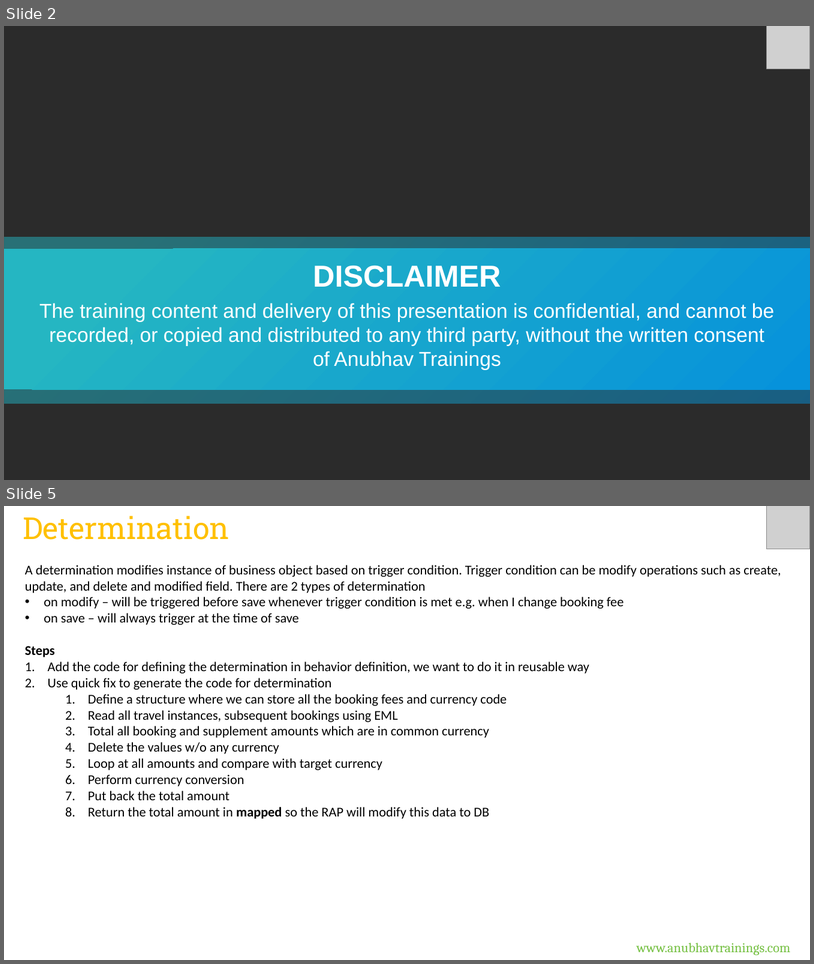
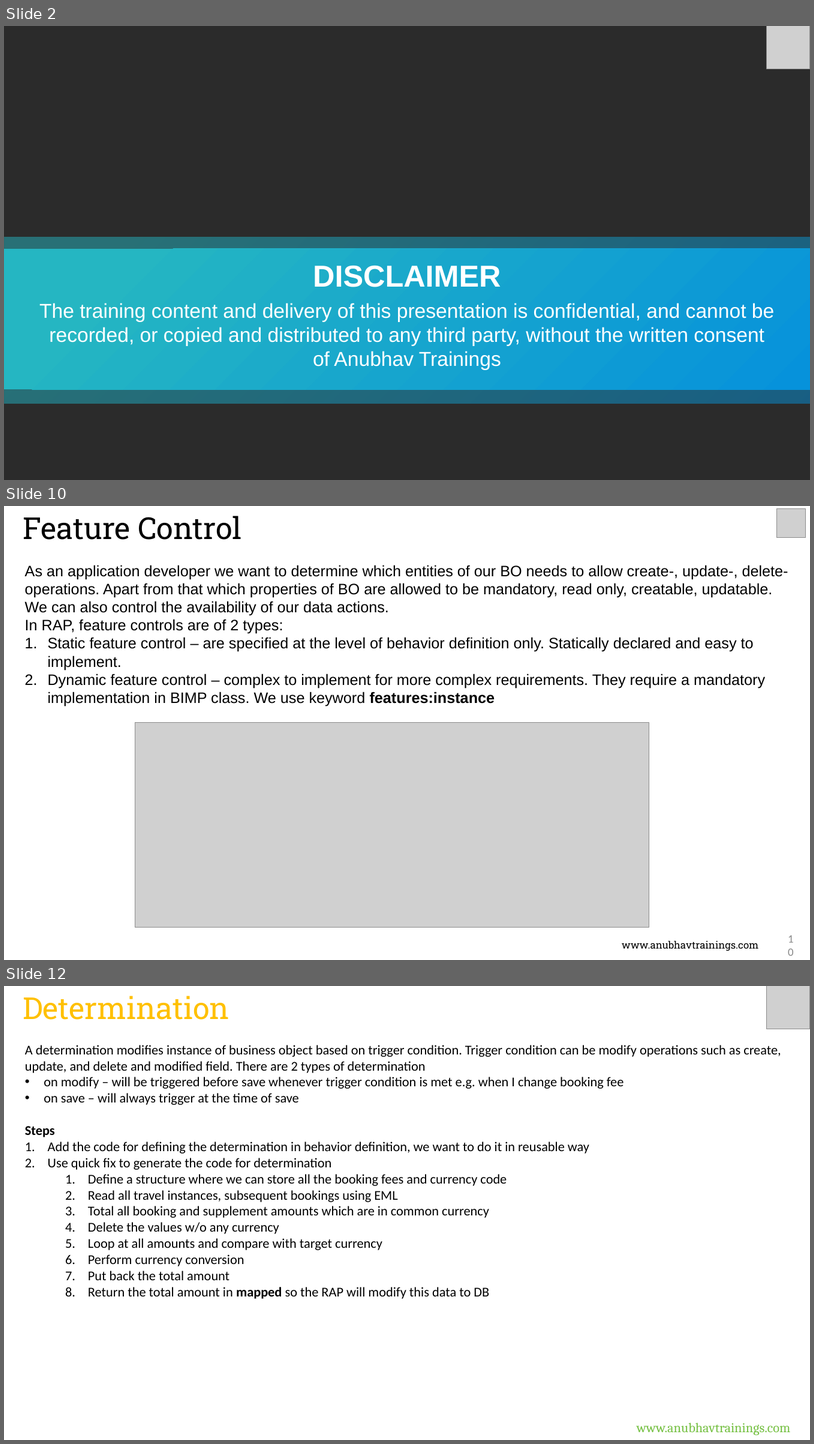
Before and after one commit to soyuztechnologies/RAP_Training_Applied_Materials, a slide deck: Day 9/DAY-9.pptx. Shown one above the other, each under a label of ours: slides 2 and 5 before the commit, slides 2, 10 and 12 after it; the slides between them are not shown. The pictures are 814x964 and 814x1444 pixels, drawn with LibreOffice and Linux fonts; fonts in the diff are those of the drawing; grey boxes stand for pictures; background and template pictures are left out; a plain dark background stands for a picture behind light text. Boxes give left, top, right and bottom in pixels: in the first picture for what was removed or moved away, otherwise in the second. Text is boxed around its words. In the diff, an @@ line names an element or a change of style, - is before the commit and + after.

Commit message:
Auto bot updater RAP Course

```diff
--- a/Day 9/DAY-9.pptx
+++ b/Day 9/DAY-9.pptx
@@ slide 10 added at [4, 506, 810, 960], background #FFFFFF @@
@@ text added at [23, 516, 242, 540], 36 pt, text #000000 @@
+Feature Control
@@ picture added at [777, 509, 806, 537] @@
@@ text added at [25, 565, 789, 688], 18 pt, text #000000 @@
+As an application developer we want to determine which entities of our BO needs to allow create-, update-, delete- operations. Apart from that which properties of BO are allowed to be mandatory, read only, creatable, updatable. We can also control the availability of our data actions.
+In RAP, feature controls are of 2 types:
+1. Static feature control – are specified at the level of behavior definition only. Statically declared and easy to implement.
+2. Dynamic feature control – complex to implement for more complex requirements. They require a mandatory implementation in BIMP class. We use keyword features:instance
@@ picture added at [135, 723, 649, 927] @@
@@ page number added at [779, 933, 800, 957], 13.3 pt, text #888888 @@
+10
@@ text added at [622, 940, 759, 951], 12 pt, text #000000 @@
+www.anubhavtrainings.com
@@ what was slide 5 is now slide 12 @@
```
Also in this commit, not shown: 1 slide changed, 8 other slides added, 5 other files.
